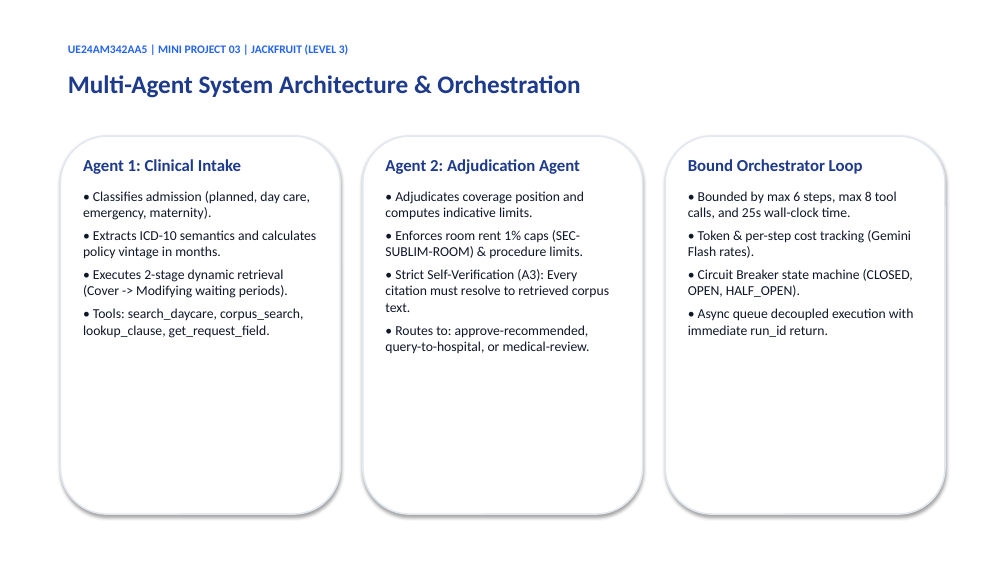
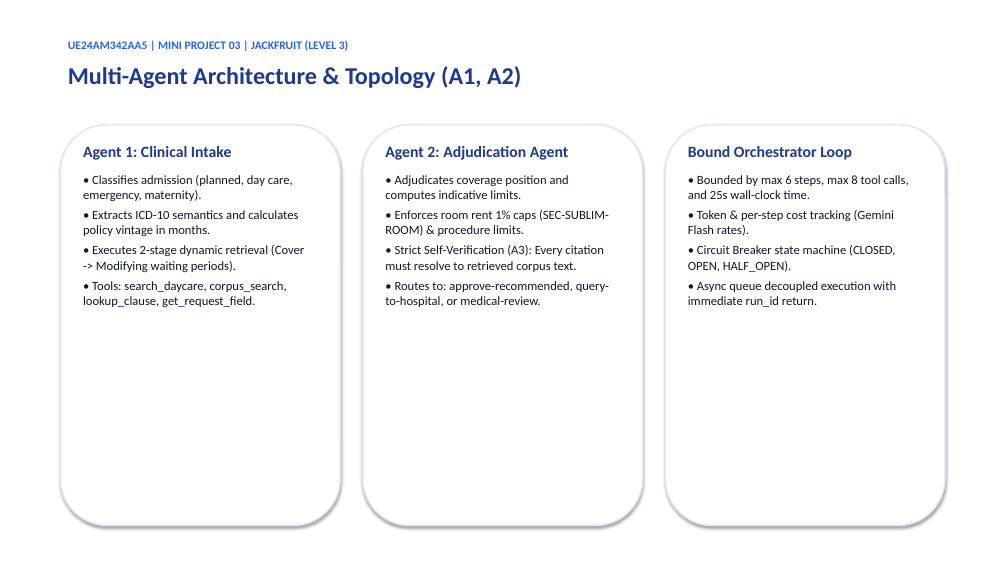
Before and after one commit to DharshiniPES/health-insurance-preauth-desk, a slide deck: slide 4 of PreAuthorisation_Desk_Presentation.pptx. Drawn at 1008x567 pixels with LibreOffice and Linux fonts; fonts in the diff are those of the drawing. Boxes give left, top, right and bottom in pixels: in the first picture for what was removed or moved away, otherwise in the second. Text is boxed around its words. In the diff, an @@ line names an element or a change of style, - is before the commit and + after.

```diff
--- a/PreAuthorisation_Desk_Presentation.pptx
+++ b/PreAuthorisation_Desk_Presentation.pptx
@@ text "UE24AM342AA5 | MINI PROJECT 03 ...": place and size @@
-text "UE24AM342AA5 | MINI PROJECT 03 ..." at box(68, 44, 348, 55)
+text "UE24AM342AA5 | MINI PROJECT 03 ..." at box(68, 40, 348, 51)
@@ text at box(68, 66, 521, 88): text changed; size 24 to 23 pt @@
-Multi-Agent System Architecture & Orchestration
+Multi-Agent Architecture & Topology (A1, A2)
@@ rounded rectangle: place and size @@
-rounded rectangle at box(60, 136, 340, 514)
+rounded rectangle at box(60, 125, 340, 526)
@@ text "Agent 1: Clinical Intake": place and size @@
-text "Agent 1: Clinical Intake" at box(83, 159, 316, 338)
+text "Agent 1: Clinical Intake" at box(83, 146, 304, 307)
@@ text "Agent 1: Clinical Intake" at box(83, 146, 304, 307): size 16 to 15 pt in "Agent 1: Clinical Intake"; size 13 to 12 pt; less space between paragraphs @@
@@ rounded rectangle: place and size @@
-rounded rectangle at box(363, 136, 643, 514)
+rounded rectangle at box(363, 125, 643, 526)
@@ text "Agent 2: Adjudication Agent": place and size @@
-text "Agent 2: Adjudication Agent" at box(385, 159, 609, 353)
+text "Agent 2: Adjudication Agent" at box(385, 146, 609, 307)
@@ text "Agent 2: Adjudication Agent" at box(385, 146, 609, 307): size 16 to 15 pt in "Agent 2: Adjudication Agent"; size 13 to 12 pt; less space between paragraphs @@
@@ rounded rectangle: place and size @@
-rounded rectangle at box(665, 136, 945, 514)
+rounded rectangle at box(665, 125, 945, 526)
@@ text "Bound Orchestrator Loop": place and size @@
-text "Bound Orchestrator Loop" at box(688, 159, 914, 337)
+text "Bound Orchestrator Loop" at box(688, 146, 909, 307)
@@ text "Bound Orchestrator Loop" at box(688, 146, 909, 307): size 16 to 15 pt in "Bound Orchestrator Loop"; size 13 to 12 pt; less space between paragraphs @@
```
Also in this commit, not shown: 4 other slides changed, 7 slides added, 5 slides removed, 5 other files.
